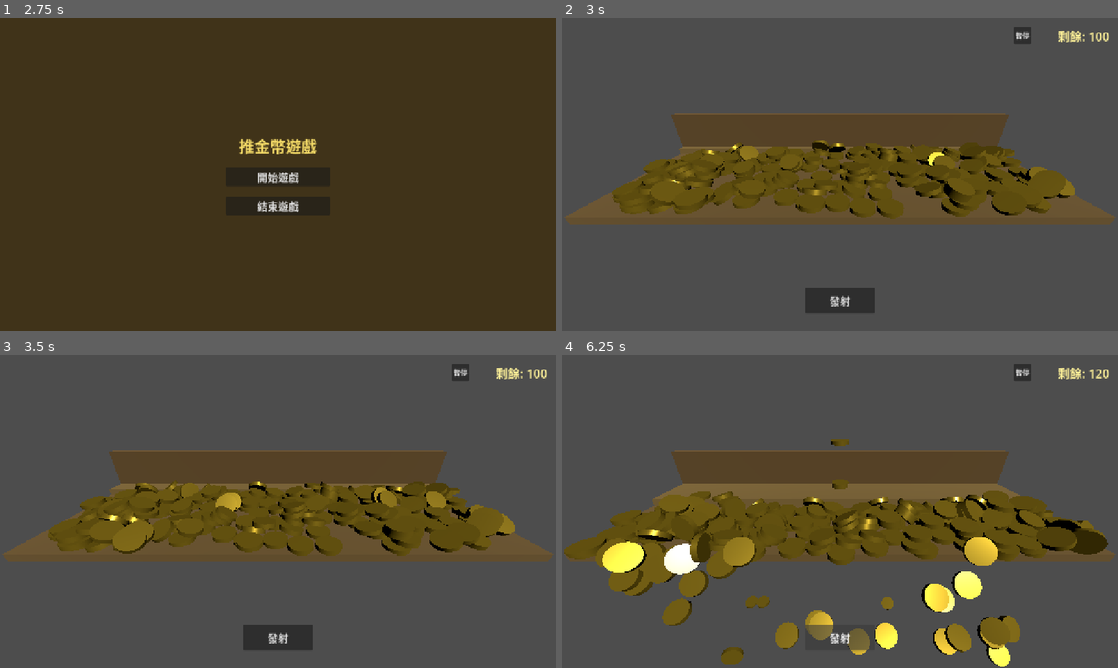
Above: before the commit, frames 1-4 (two rows, left to right).
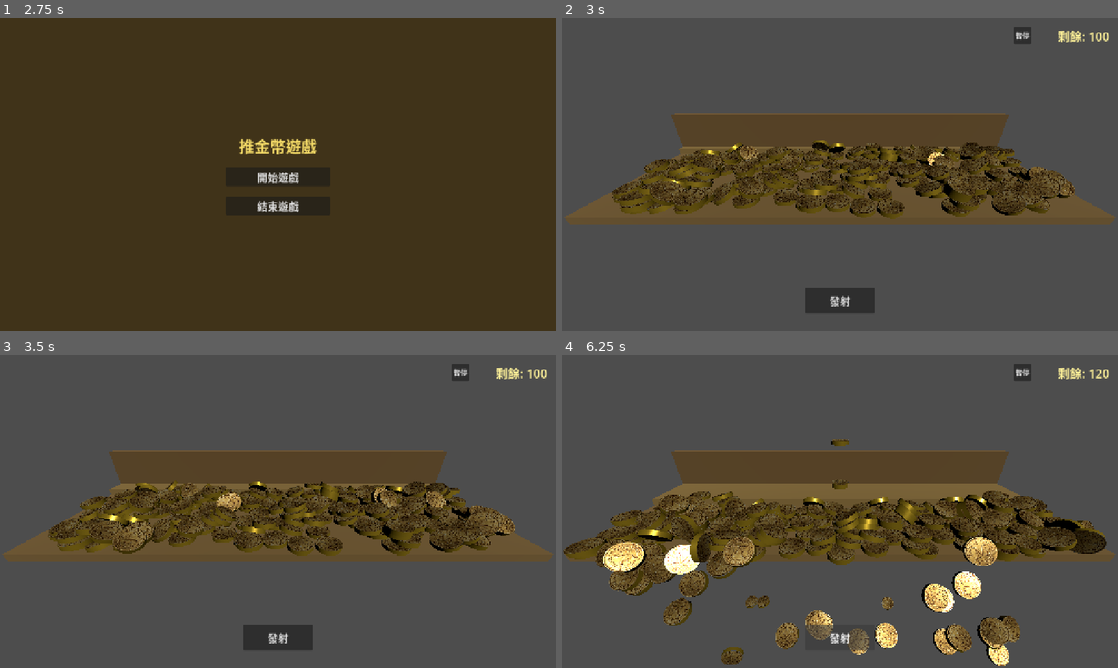
Above: after the commit, the same moments.

Repository: disabledman/mmPushGold
Game: Godot game, scene res://scenes/Logo.tscn
The game is run twice, just before and just after one commit, with the same random seed, the same clock (stepped at 60 frames per second) and the same inputs.
Inputs (mouse positions are in pixels of both pictures, inside the frame that each line leads up to):
- Up to frame 1 (2.75 s): tap Enter at 0.5, 2 s; click (278, 174) at 0.67 s; tap Space at 1.25 s; move the mouse to (166, 190) at 1.27 s; click (166, 190) at 1.42 s; move the mouse to (333, 105) at 2.02 s; click (333, 105) at 2.17 s
- Up to frame 2 (3 s): click "開始遊戲" at 2.75 s
- Up to frame 3 (3.5 s): no input
- Up to frame 4 (6.25 s): click "發射" at 3.5 s; click "暫停" at 4.25 s; click "繼續遊戲" at 5 s; click "發射" at 5.75 s

Frame 1 is identical in both runs. In frame 2, 5.8% of the frame differs, in the area x 9-93%, y 39-63%; in frame 3, 6.3%; in frame 4, 11%, in the area x 0-99%, y 26-100%.

Commit message:
Added 金幣貼圖

Diff:
--- a/scenes/Coin.tscn
+++ b/scenes/Coin.tscn
@@ -1,6 +1,7 @@
-[gd_scene load_steps=5 format=3 uid="uid://cCoin001"]
+[gd_scene load_steps=10 format=3 uid="uid://cCoin001"]
 
 [ext_resource type="Script" path="res://scripts/Coin.gd" id="1_coin"]
+[ext_resource type="Texture2D" uid="uid://cj3jmefvwnsno" path="res://assets/coin.png" id="2_coin_tex"]
 
 [sub_resource type="CylinderShape3D" id="CylinderShape3D_coin"]
 height = 0.12
@@ -10,15 +11,32 @@
 top_radius = 0.3
 bottom_radius = 0.3
 height = 0.12
+cap_top = false
+cap_bottom = false
 
 [sub_resource type="PhysicsMaterial" id="PhysicsMaterial_coin"]
 friction = 1.3
 bounce = 0.0
 
-[sub_resource type="StandardMaterial3D" id="StandardMaterial3D_coin"]
+[sub_resource type="StandardMaterial3D" id="StandardMaterial3D_coin_side"]
 albedo_color = Color(0.9, 0.75, 0.2, 1)
 metallic = 0.8
 roughness = 0.3
+
+[sub_resource type="AtlasTexture" id="AtlasTexture_coin_face"]
+atlas = ExtResource("2_coin_tex")
+region = Rect2(18, 18, 220, 220)
+
+[sub_resource type="StandardMaterial3D" id="StandardMaterial3D_coin_face"]
+albedo_color = Color(1, 1, 1, 1)
+albedo_texture = SubResource("AtlasTexture_coin_face")
+metallic = 0.8
+roughness = 0.35
+transparency = 2
+alpha_scissor_threshold = 0.5
+
+[sub_resource type="PlaneMesh" id="PlaneMesh_coin_face"]
+size = Vector2(0.6, 0.6)
 
 [node name="Coin" type="RigidBody3D"]
 collision_layer = 1
@@ -29,6 +47,18 @@
 [node name="CollisionShape3D" type="CollisionShape3D" parent="."]
 shape = SubResource("CylinderShape3D_coin")
 
-[node name="MeshInstance3D" type="MeshInstance3D" parent="."]
+[node name="Visual" type="Node3D" parent="."]
+
+[node name="Side" type="MeshInstance3D" parent="Visual"]
 mesh = SubResource("CylinderMesh_coin")
-surface_material_override/0 = SubResource("StandardMaterial3D_coin")
+surface_material_override/0 = SubResource("StandardMaterial3D_coin_side")
+
+[node name="FaceTop" type="MeshInstance3D" parent="Visual"]
+transform = Transform3D(1, 0, 0, 0, 1, 0, 0, 0, 1, 0, 0.06, 0)
+mesh = SubResource("PlaneMesh_coin_face")
+surface_material_override/0 = SubResource("StandardMaterial3D_coin_face")
+
+[node name="FaceBottom" type="MeshInstance3D" parent="Visual"]
+transform = Transform3D(1, 0, 0, 0, -1, 0, 0, 0, -1, 0, -0.06, 0)
+mesh = SubResource("PlaneMesh_coin_face")
+surface_material_override/0 = SubResource("StandardMaterial3D_coin_face")
--- a/scripts/Game.gd
+++ b/scripts/Game.gd
@@ -51,6 +51,11 @@
 	_coins_container = get_node("CoinsContainer")
 	if coin_scene == null:
 		coin_scene = load("res://scenes/Coin.tscn") as PackedScene
+	if coin_scene == null:
+		push_error("coin_scene is null. Failed to load res://scenes/Coin.tscn")
+		set_process(false)
+		set_physics_process(false)
+		return
 	if shoot_origin == null:
 		shoot_origin = get_node("GameArea/ShootOrigin")
 	if back_board == null:
Binary file added: assets/coin.png
Not shown, added: assets/coin.png.import
